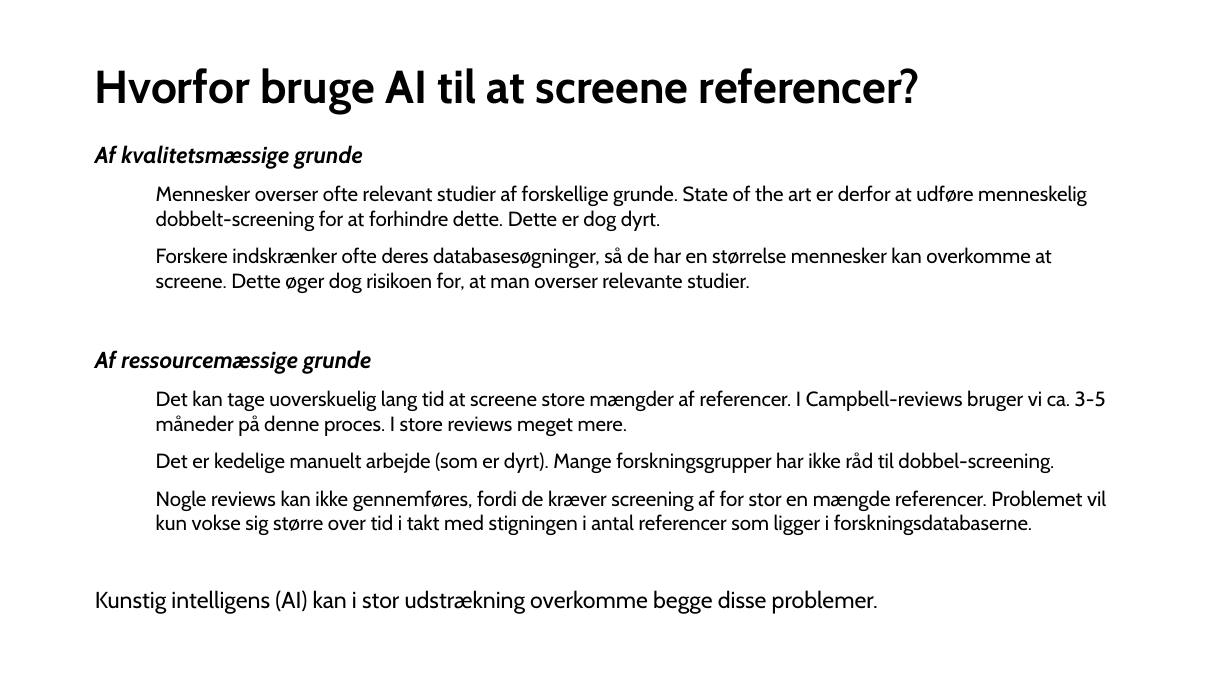
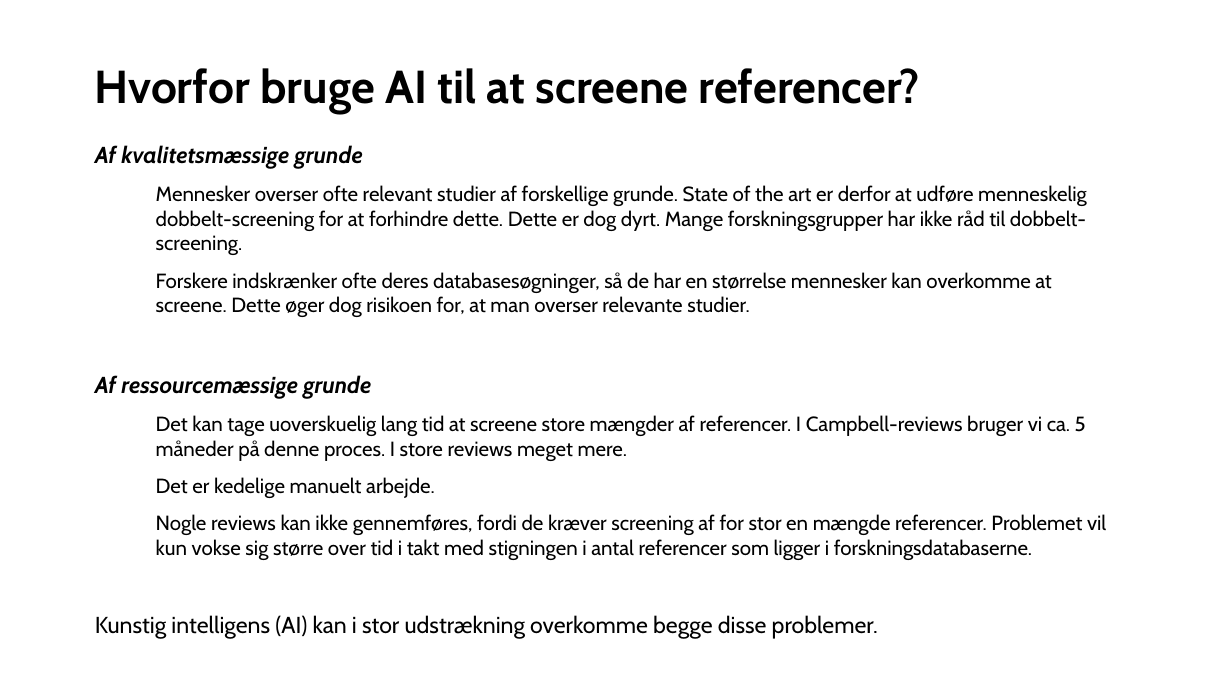
Before and after one commit to MikkelVembye/SR-Network-Presentation, a slide deck: slide 3 of Brug af GPT API modeller til at screene.pptx. Drawn at 1232x693 pixels with LibreOffice and Linux fonts; fonts in the diff are those of the drawing; background and template pictures are left out. Boxes give left, top, right and bottom in pixels: in the first picture for what was removed or moved away, otherwise in the second. Text is boxed around its words. In the diff, an @@ line names an element or a change of style, - is before the commit and + after.

```diff
--- a/Brug af GPT API modeller til at screene.pptx
+++ b/Brug af GPT API modeller til at screene.pptx
@@ text at [156, 185, 1087, 255]: text changed @@
-  • Mennesker overser ofte relevant studier af forskellige grunde. State of the art er derfor at udføre menneskelig dobbelt-screening for at forhindre dette. Dette er dog dyrt.
+  • Mennesker overser ofte relevant studier af forskellige grunde. State of the art er derfor at udføre menneskelig dobbelt-screening for at forhindre dette. Dette er dog dyrt. Mange forskningsgrupper har ikke råd til dobbelt-screening.
@@ text at [156, 415, 1086, 498]: text changed @@
-  • Det kan tage uoverskuelig lang tid at screene store mængder af referencer. I Campbell-reviews bruger vi ca. 3-5 måneder på denne proces. I store reviews meget mere.
-  • Det er kedelige manuelt arbejde (som er dyrt). Mange forskningsgrupper har ikke råd til dobbel-screening.
+  • Det kan tage uoverskuelig lang tid at screene store mængder af referencer. I Campbell-reviews bruger vi ca. 5 måneder på denne proces. I store reviews meget mere.
+  • Det er kedelige manuelt arbejde.
```
Also in this commit, not shown: 2 other slides changed, 1 other file.
